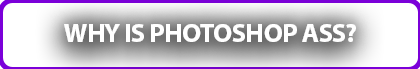
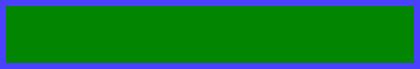
Before/after of a 420×69 layered artwork. What changed in the layer stack:
removed layer "why is photoshop ass?" over bbox(64, 24, 356, 42)
removed layer "Rectangle 1" over bbox(0, 0, 420, 69)
added layer "Rectangle 3" over bbox(0, 0, 420, 69)
